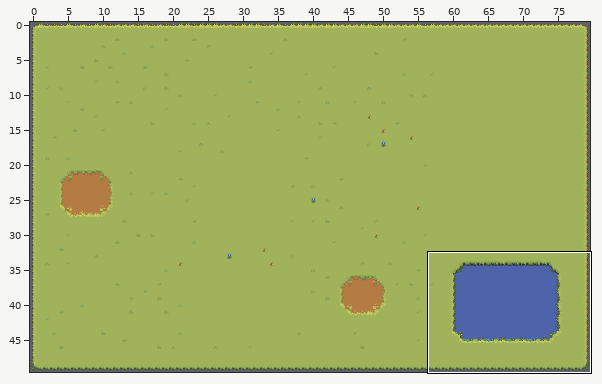
Tiled map (JSON) -- src/assets/tilemaps/wip/1-1.tmj. The first picture is a wide view before the edit; the outline marks the close-up.
Close-up. Before the commit:
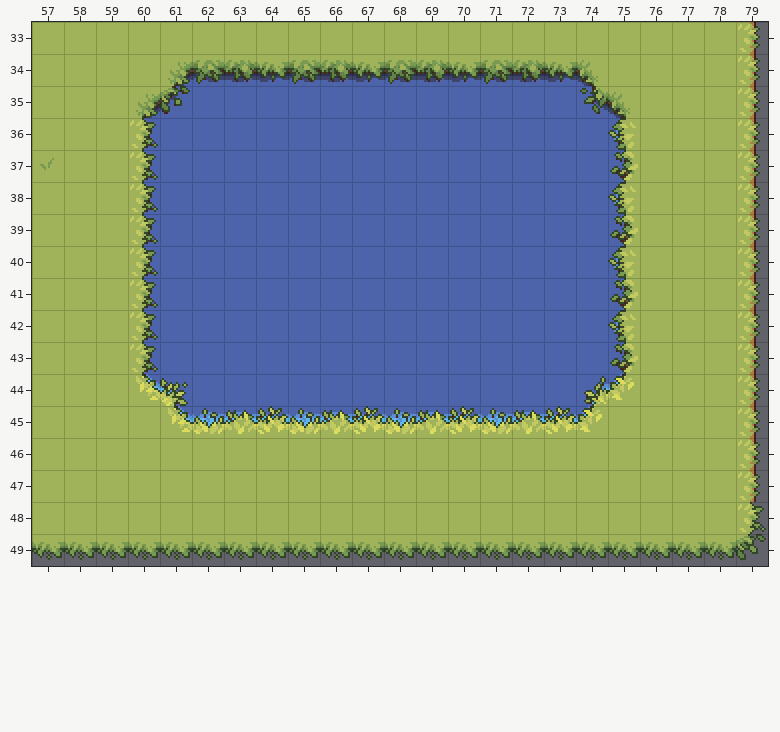
Cells are 16x16 px. Shown: x 57..79, y 33..49. The commit also changed other parts of the map, which this record leaves out.
After:
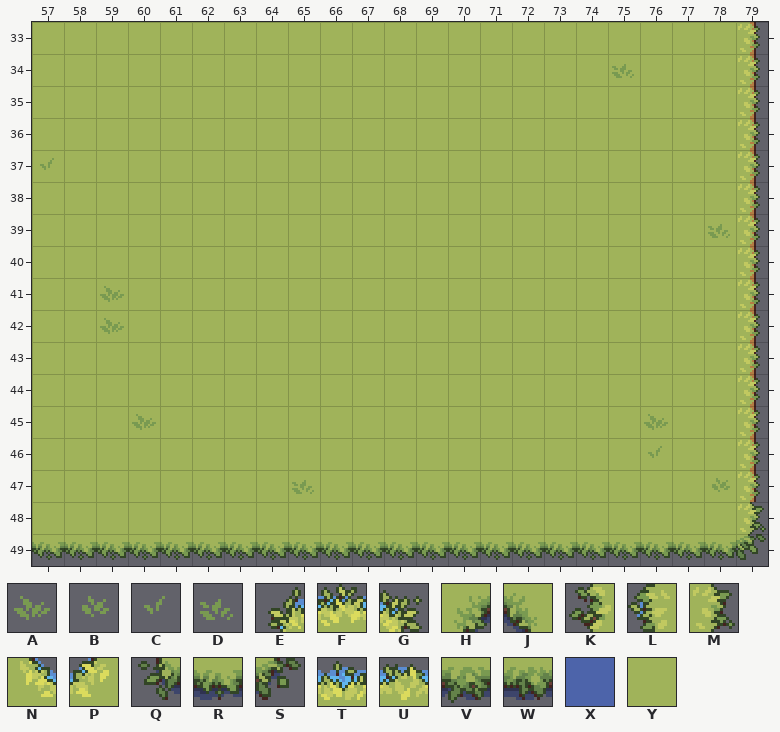
Key: from "Details": A 156, B 157, C 160, D 161; from "Water_coasts": E 41, F 42, G 43, H 44, J 45, K 79, L 80, M 82, N 83, P 84, Q 119, R 120, S 121, T 158, U 159, V 197, W 198; from "Water_detilazation": X 0; from "ground_grasss": Y 55.
_ is an empty cell, . an unchanged one.
The exact change:
--- layer "Base"
@@ x 60..75 @@
-34 .XXXXXXXXXXXXXX.
-35 XXXXXXXXXXXXXXXX
-36 XXXXXXXXXXXXXXXX
-37 XXXXXXXXXXXXXXXX
-38 XXXXXXXXXXXXXXXX
-39 XXXXXXXXXXXXXXXX
-40 XXXXXXXXXXXXXXXX
-41 XXXXXXXXXXXXXXXX
-42 XXXXXXXXXXXXXXXX
-43 XXXXXXXXXXXXXXXX
-44 XXXXXXXXXXXXXXXX
-45 .XXXXXXXXXXXXXX.
+34 .YYYYYYYYYYYYYY.
+35 YYYYYYYYYYYYYYYY
+36 YYYYYYYYYYYYYYYY
+37 YYYYYYYYYYYYYYYY
+38 YYYYYYYYYYYYYYYY
+39 YYYYYYYYYYYYYYYY
+40 YYYYYYYYYYYYYYYY
+41 YYYYYYYYYYYYYYYY
+42 YYYYYYYYYYYYYYYY
+43 YYYYYYYYYYYYYYYY
+44 YYYYYYYYYYYYYYYY
+45 .YYYYYYYYYYYYYY.
--- layer "Agua"
@@ x 59..78 @@
-34 ..HVWRVWRVWRVWRJ_...
-35 .HS............QJ...
-36 .M..............L...
-37 .M..............K...
-38 .M..............L...
-39 .M..............K.._
-40 .M..............L...
-41 _M..............K...
-42 _M..............L...
-43 .M..............K...
-44 .NG............EP...
-45 ._NTUFTUFTUFTUFP._..
-46 ................._..
-47 ......_............_
+34 ..______________D...
+35 .__............__...
+36 ._.............._...
+37 ._.............._...
+38 ._.............._...
+39 ._.............._..D
+40 ._.............._...
+41 A_.............._...
+42 A_.............._...
+43 ._.............._...
+44 .__............__...
+45 .A______________.A..
+46 .................C..
+47 ......D............B
